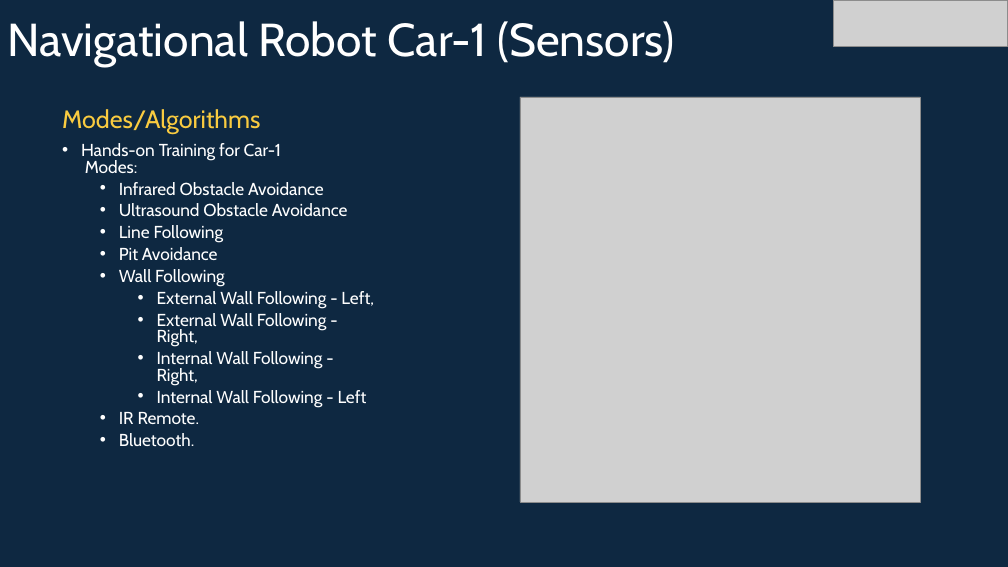
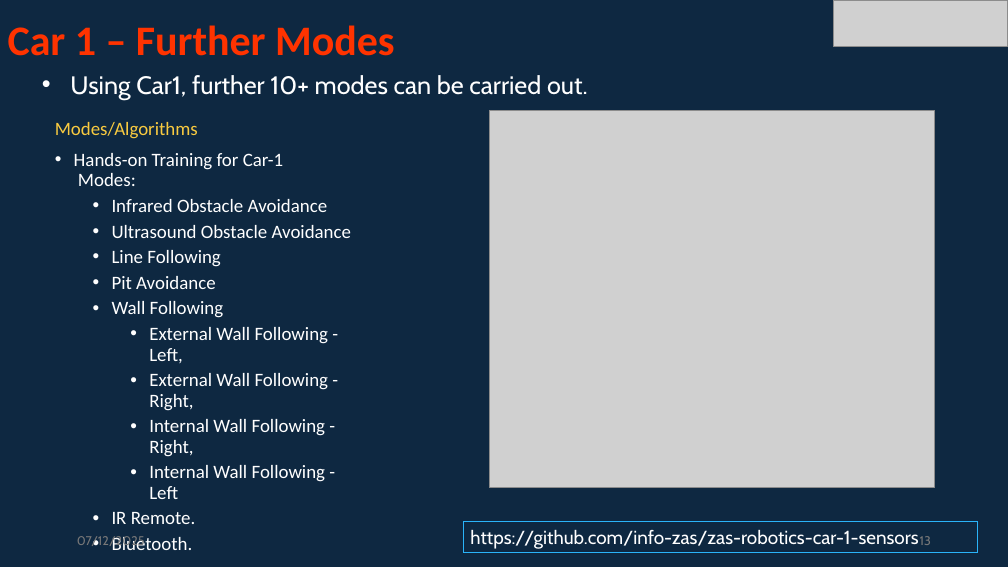
Before and after one commit to info-zas/Training, a slide deck: slide 13 of GPREC/04_Navigational_Robot_Car-1-Sensors/ZASRobotics_Car-1.pptx (slide 5 before the commit). Drawn at 1008x567 pixels with LibreOffice and Linux fonts; fonts in the diff are those of the drawing; grey boxes stand for pictures. Boxes give left, top, right and bottom in pixels: in the first picture for what was removed or moved away, otherwise in the second. Text is boxed around its words. In the diff, an @@ line names an element or a change of style, - is before the commit and + after.

```diff
--- a/GPREC/04_Navigational_Robot_Car-1-Sensors/ZASRobotics_Car-1.pptx
+++ b/GPREC/04_Navigational_Robot_Car-1-Sensors/ZASRobotics_Car-1.pptx
@@ title at (8, 25, 395, 56): text changed; size 44 to 40 pt; font Cabin to Calibri; text colour #FFFFFF to #FF3300; bold on @@
-Navigational Robot Car-1 (Sensors)
+Car 1 – Further Modes
@@ text added at (70, 75, 588, 100), 24 pt, text #FFFFFF @@
+• Using Car1, further 10+ modes can be carried out.
@@ text "Modes/Algorithms": place and size @@
-text "Modes/Algorithms" at (62, 109, 374, 446)
+text "Modes/Algorithms" at (55, 122, 351, 499)
@@ text "Modes/Algorithms" at (55, 122, 351, 499): size 23.9 to 18 pt in "Modes/Algorithms"; font Cabin to Calibri, size 16.5 to 18 pt; line spacing 0.8 to 0.9 @@
@@ picture: place and size @@
-picture at (520, 97, 921, 502)
+picture at (489, 110, 935, 487)
@@ text added at (77, 536, 145, 548), 12 pt, text #797979 @@
+07/12/2025
@@ rectangle added at (463, 522, 977, 552), outline #2AB4F9 0.75 pt, 18 pt, text #FFFFFF @@
+https://github.com/info-zas/zas-robotics-car-1-sensors
@@ page number added at (920, 536, 931, 545), 12 pt, text #797979 @@
+13
```
Also in this commit, not shown: 7 other slides changed, 6 slides added, 12 slides removed, 1 other file.
